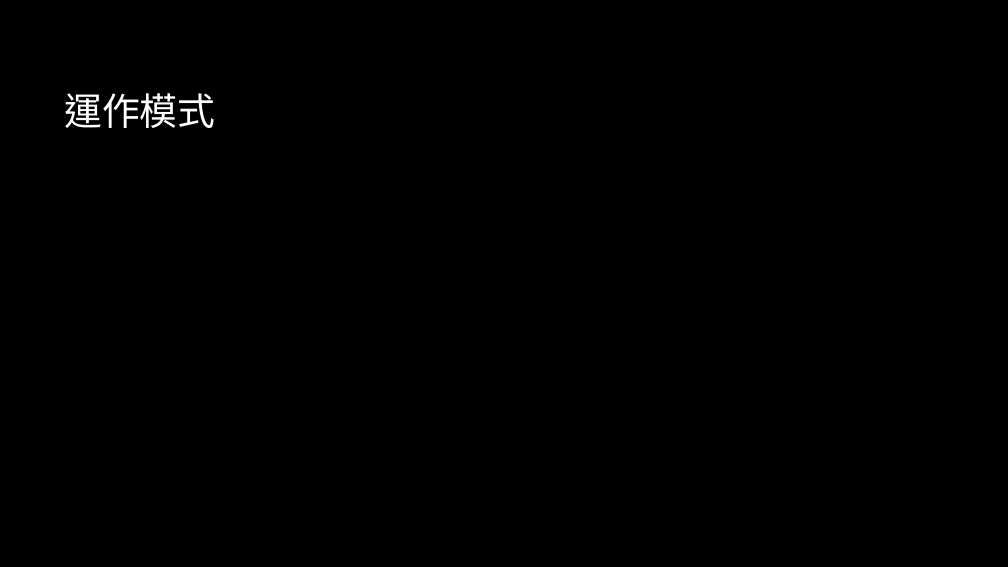
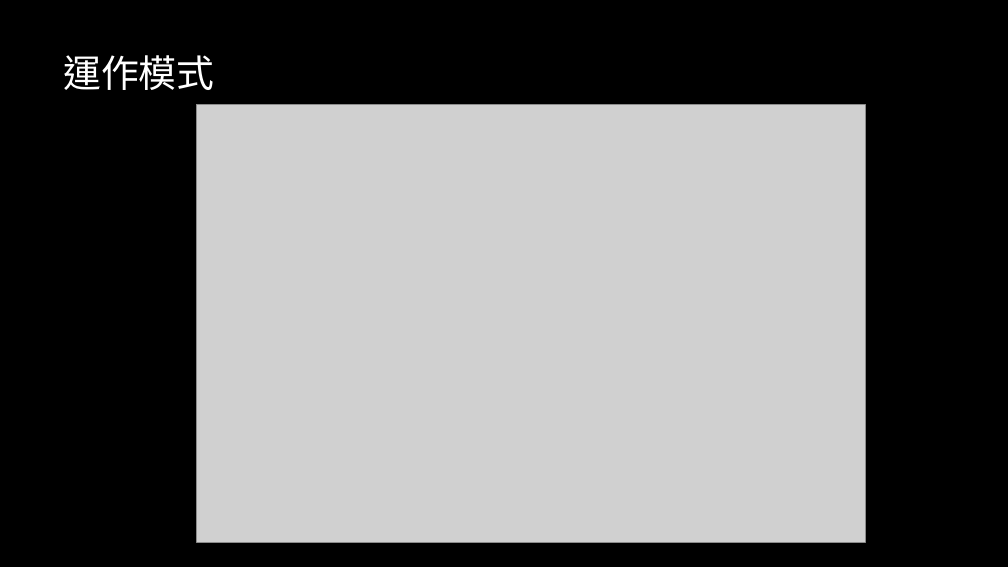
Before and after one commit to markhuang19994/E2E_TEST_AP, a slide deck: slide 6 of document/PPT/架構及規劃.pptx (slide 4 before the commit). Drawn at 1008x567 pixels with LibreOffice and Linux fonts; fonts in the diff are those of the drawing; grey boxes stand for pictures; background and template pictures are left out. Boxes give left, top, right and bottom in pixels: in the first picture for what was removed or moved away, otherwise in the second. Text is boxed around its words. In the diff, an @@ line names an element or a change of style, - is before the commit and + after.

```diff
--- a/document/PPT/架構及規劃.pptx
+++ b/document/PPT/架構及規劃.pptx
@@ title "運作模式": place and size @@
-title "運作模式" at box(64, 93, 215, 128)
+title "運作模式" at box(63, 55, 214, 90)
@@ picture added at box(197, 104, 866, 541) @@
```
Also in this commit, not shown: 2 other slides changed, 5 slides added.
